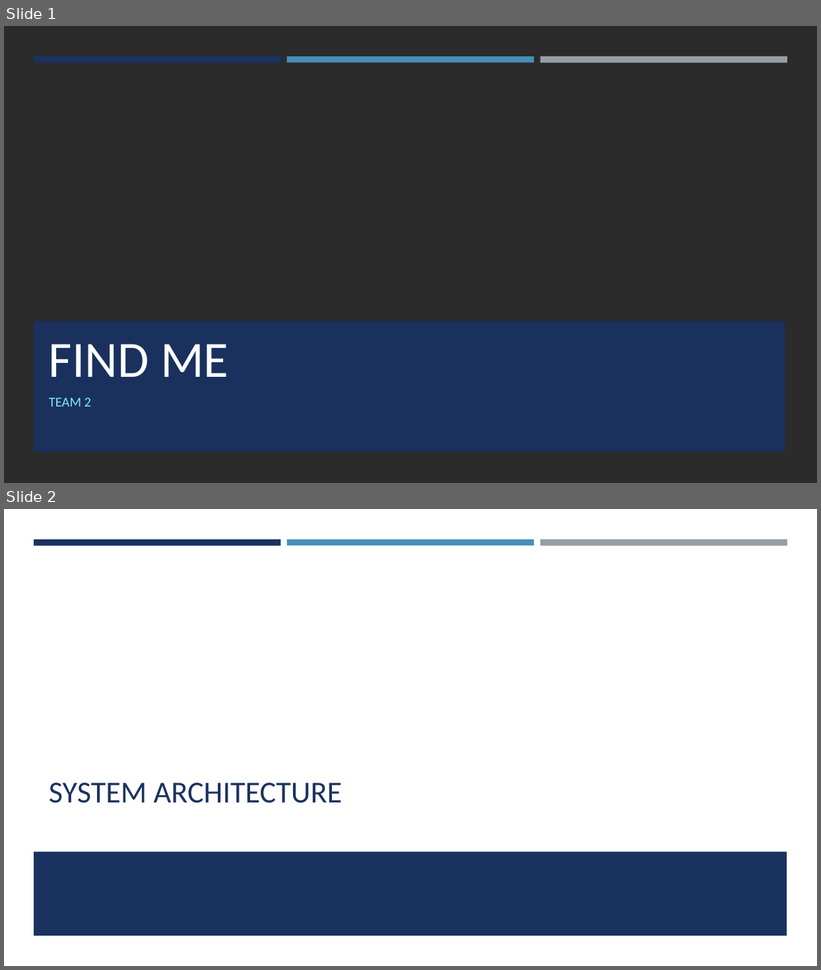
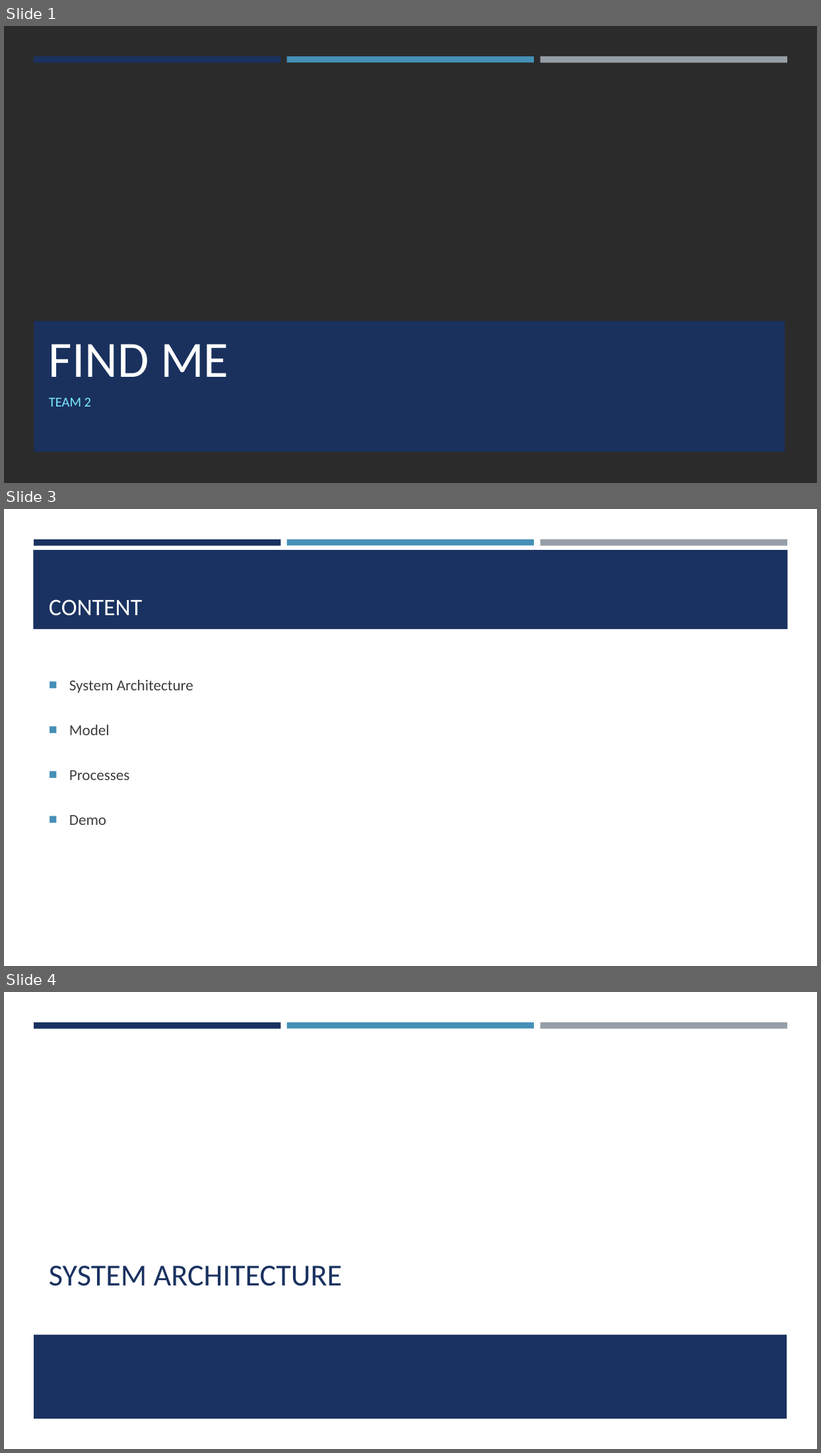
Before and after one commit to seakmengc/find_me, a slide deck: docs/find_me.pptx. Shown one above the other, each under a label of ours: slides 1 and 2 before the commit, slides 1, 3 and 4 after it; the slides between them are not shown. The pictures are 821x970 and 821x1453 pixels, drawn with LibreOffice and Linux fonts; fonts in the diff are those of the drawing; background and template pictures are left out; a plain dark background stands for a picture behind light text. Boxes give left, top, right and bottom in pixels: in the first picture for what was removed or moved away, otherwise in the second. Text is boxed around its words. In the diff, an @@ line names an element or a change of style, - is before the commit and + after.

```diff
--- a/docs/find_me.pptx
+++ b/docs/find_me.pptx
@@ slide 3 added at (x1=4, y1=509, x2=817, y2=966), background #FFFFFF; not listed: 3 template elements that a slide beside it also shows @@
@@ rectangle added at (x1=33, y1=550, x2=788, y2=629), fill #1A3260 @@
@@ title added at (x1=49, y1=599, x2=142, y2=616), 28 pt, text #FFFFFF @@
+CONTENT
@@ text added at (x1=69, y1=680, x2=193, y2=825), 18 pt, text #3D3D3D @@
+■ System Architecture
+■ Model
+■ Processes
+■ Demo
@@ what was slide 2 is now slide 4 @@
```
Also in this commit, not shown: 1 slide changed, 1 other slide added.
